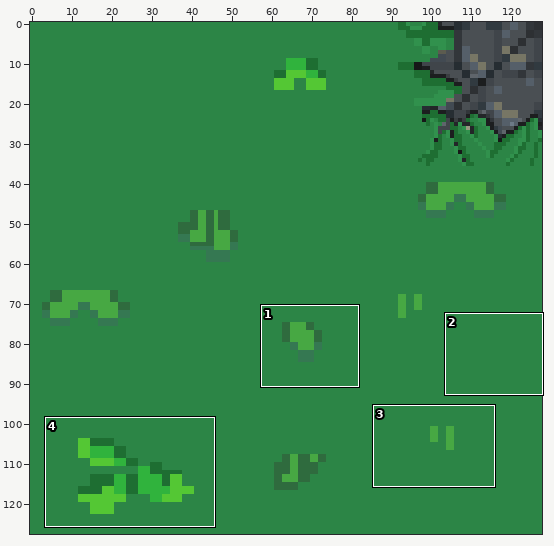
Sprite sheet -- sprites/terrain/rock_wall_top_right_full.png. The first picture is a wide view before the edit; the outline marks the close-up.
Close-up. Before:
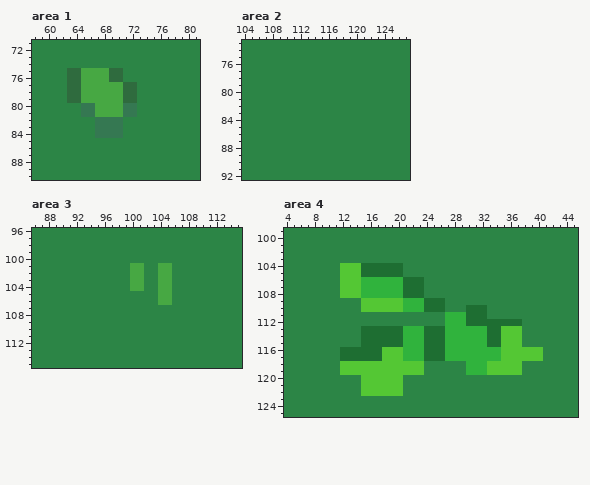
The file is 128x128 pixels. Colours within 5 levels of each other are drawn and written as one. Shown: area 1: x 58..81, y 71..90; area 2: x 104..127, y 73..92; area 3: x 86..115, y 96..115; area 4: x 4..45, y 99..125. The commit also changed other parts of the picture, which this record leaves out.
The same view after the edit:
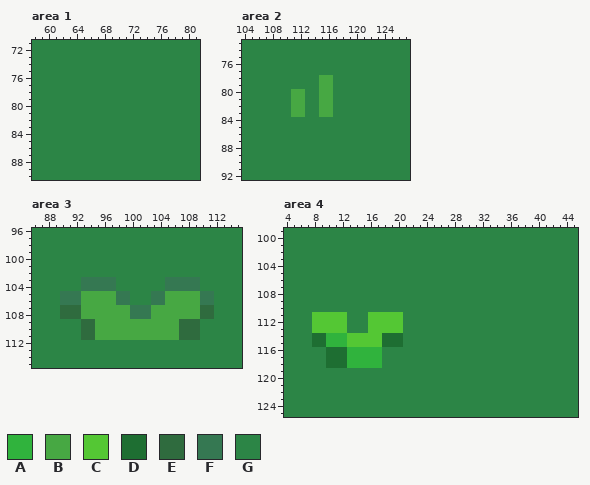
Palette (. is transparent): A #30b33d  B #47a843  C #54c734  D #1e6e32  E #2f6b3e  F #357852  G #2c8546
Changes in this commit:
--- area 1
@@ x 61..74 @@
 74 GGGGGGGGGGGGGG
-75 GGEEBBBBEEGGGG
-76 GGEEBBBBEEGGGG
-77 GGEEBBBBBBEEGG
-78 GGEEBBBBBBEEGG
-79 GGEEBBBBBBEEGG
-80 GGGGFFBBBBFFGG
-81 GGGGFFBBBBFFGG
-82 GGGGGGFFFFGGGG
-83 GGGGGGFFFFGGGG
-84 GGGGGGFFFFGGGG
+75 GGGGGGGGGGGGGG
+76 GGGGGGGGGGGGGG
+77 GGGGGGGGGGGGGG
+78 GGGGGGGGGGGGGG
+79 GGGGGGGGGGGGGG
+80 GGGGGGGGGGGGGG
+81 GGGGGGGGGGGGGG
+82 GGGGGGGGGGGGGG
+83 GGGGGGGGGGGGGG
+84 GGGGGGGGGGGGGG
 85 GGGGGGGGGGGGGG
--- area 2
@@ x 109..118 @@
 77 GGGGGGGGGG
-78 GGGGGGGGGG
-79 GGGGGGGGGG
-80 GGGGGGGGGG
-81 GGGGGGGGGG
-82 GGGGGGGGGG
-83 GGGGGGGGGG
+78 GGGGGGBBGG
+79 GGGGGGBBGG
+80 GGBBGGBBGG
+81 GGBBGGBBGG
+82 GGBBGGBBGG
+83 GGBBGGBBGG
 84 GGGGGGGGGG
--- area 3
@@ x 86..115 @@
 100 GGGGGGGGGGGGGGGGGGGGGGGGGGGGGG
-101 GGGGGGGGGGGGGGBBGGBBGGGGGGGGGG
-102 GGGGGGGGGGGGGGBBGGBBGGGGGGGGGG
-103 GGGGGGGGGGGGGGBBGGBBGGGGGGGGGG
-104 GGGGGGGGGGGGGGBBGGBBGGGGGGGGGG
-105 GGGGGGGGGGGGGGGGGGBBGGGGGGGGGG
-106 GGGGGGGGGGGGGGGGGGBBGGGGGGGGGG
-107 GGGGGGGGGGGGGGGGGGGGGGGGGGGGGG
-108 GGGGGGGGGGGGGGGGGGGGGGGGGGGGGG
-109 GGGGGGGGGGGGGGGGGGGGGGGGGGGGGG
-110 GGGGGGGGGGGGGGGGGGGGGGGGGGGGGG
-111 GGGGGGGGGGGGGGGGGGGGGGGGGGGGGG
+101 GGGGGGGGGGGGGGGGGGGGGGGGGGGGGG
+102 GGGGGGGGGGGGGGGGGGGGGGGGGGGGGG
+103 GGGGGGGFFFFFGGGGGGGFFFFFGGGGGG
+104 GGGGGGGFFFFFGGGGGGGFFFFFGGGGGG
+105 GGGGFFFBBBBBFFGGGFFBBBBBFFGGGG
+106 GGGGFFFBBBBBFFGGGFFBBBBBFFGGGG
+107 GGGGEEEBBBBBBBFFFBBBBBBBEEGGGG
+108 GGGGEEEBBBBBBBFFFBBBBBBBEEGGGG
+109 GGGGGGGEEBBBBBBBBBBBBEEEGGGGGG
+110 GGGGGGGEEBBBBBBBBBBBBEEEGGGGGG
+111 GGGGGGGEEBBBBBBBBBBBBEEEGGGGGG
 112 GGGGGGGGGGGGGGGGGGGGGGGGGGGGGG
--- area 4
@@ x 4..45 @@
 103 GGGGGGGGGGGGGGGGGGGGGGGGGGGGGGGGGGGGGGGGGG
-104 GGGGGGGGCCCDDDDDDGGGGGGGGGGGGGGGGGGGGGGGGG
-105 GGGGGGGGCCCDDDDDDGGGGGGGGGGGGGGGGGGGGGGGGG
-106 GGGGGGGGCCCAAAAAADDDGGGGGGGGGGGGGGGGGGGGGG
-107 GGGGGGGGCCCAAAAAADDDGGGGGGGGGGGGGGGGGGGGGG
-108 GGGGGGGGCCCAAAAAADDDGGGGGGGGGGGGGGGGGGGGGG
-109 GGGGGGGGGGGCCCCCCAAADDDGGGGGGGGGGGGGGGGGGG
-110 GGGGGGGGGGGCCCCCCAAADDDGGGDDDGGGGGGGGGGGGG
-111 GGGGGGGGGGGGGGGGGGGGGGGAAADDDGGGGGGGGGGGGG
-112 GGGGGGGGGGGGGGGGGGGGGGGAAADDDDDDDDGGGGGGGG
-113 GGGGGGGGGGGDDDDDDAAADDDAAAAAADDCCCGGGGGGGG
-114 GGGGGGGGGGGDDDDDDAAADDDAAAAAADDCCCGGGGGGGG
-115 GGGGGGGGGGGDDDDDDAAADDDAAAAAADDCCCGGGGGGGG
-116 GGGGGGGGDDDDDDCCCAAADDDAAAAAAAACCCCCCGGGGG
-117 GGGGGGGGDDDDDDCCCAAADDDAAAAAAAACCCCCCGGGGG
-118 GGGGGGGGCCCCCCCCCCCCGGGGGGAAACCCCCGGGGGGGG
-119 GGGGGGGGCCCCCCCCCCCCGGGGGGAAACCCCCGGGGGGGG
-120 GGGGGGGGGGGCCCCCCGGGGGGGGGGGGGGGGGGGGGGGGG
-121 GGGGGGGGGGGCCCCCCGGGGGGGGGGGGGGGGGGGGGGGGG
-122 GGGGGGGGGGGCCCCCCGGGGGGGGGGGGGGGGGGGGGGGGG
+104 GGGGGGGGGGGGGGGGGGGGGGGGGGGGGGGGGGGGGGGGGG
+105 GGGGGGGGGGGGGGGGGGGGGGGGGGGGGGGGGGGGGGGGGG
+106 GGGGGGGGGGGGGGGGGGGGGGGGGGGGGGGGGGGGGGGGGG
+107 GGGGGGGGGGGGGGGGGGGGGGGGGGGGGGGGGGGGGGGGGG
+108 GGGGGGGGGGGGGGGGGGGGGGGGGGGGGGGGGGGGGGGGGG
+109 GGGGGGGGGGGGGGGGGGGGGGGGGGGGGGGGGGGGGGGGGG
+110 GGGGGGGGGGGGGGGGGGGGGGGGGGGGGGGGGGGGGGGGGG
+111 GGGGCCCCCGGGCCCCCGGGGGGGGGGGGGGGGGGGGGGGGG
+112 GGGGCCCCCGGGCCCCCGGGGGGGGGGGGGGGGGGGGGGGGG
+113 GGGGCCCCCGGGCCCCCGGGGGGGGGGGGGGGGGGGGGGGGG
+114 GGGGDDAAACCCCCDDDGGGGGGGGGGGGGGGGGGGGGGGGG
+115 GGGGDDAAACCCCCDDDGGGGGGGGGGGGGGGGGGGGGGGGG
+116 GGGGGGDDDAAAAAGGGGGGGGGGGGGGGGGGGGGGGGGGGG
+117 GGGGGGDDDAAAAAGGGGGGGGGGGGGGGGGGGGGGGGGGGG
+118 GGGGGGDDDAAAAAGGGGGGGGGGGGGGGGGGGGGGGGGGGG
+119 GGGGGGGGGGGGGGGGGGGGGGGGGGGGGGGGGGGGGGGGGG
+120 GGGGGGGGGGGGGGGGGGGGGGGGGGGGGGGGGGGGGGGGGG
+121 GGGGGGGGGGGGGGGGGGGGGGGGGGGGGGGGGGGGGGGGGG
+122 GGGGGGGGGGGGGGGGGGGGGGGGGGGGGGGGGGGGGGGGGG
 123 GGGGGGGGGGGGGGGGGGGGGGGGGGGGGGGGGGGGGGGGGG
Changed places in both close-ups, as pixel boxes (x1, y1, x2, y2):
changed: (67, 68, 137, 138)
changed: (291, 75, 333, 117)
changed: (60, 263, 214, 340)
changed: (312, 263, 543, 396)
